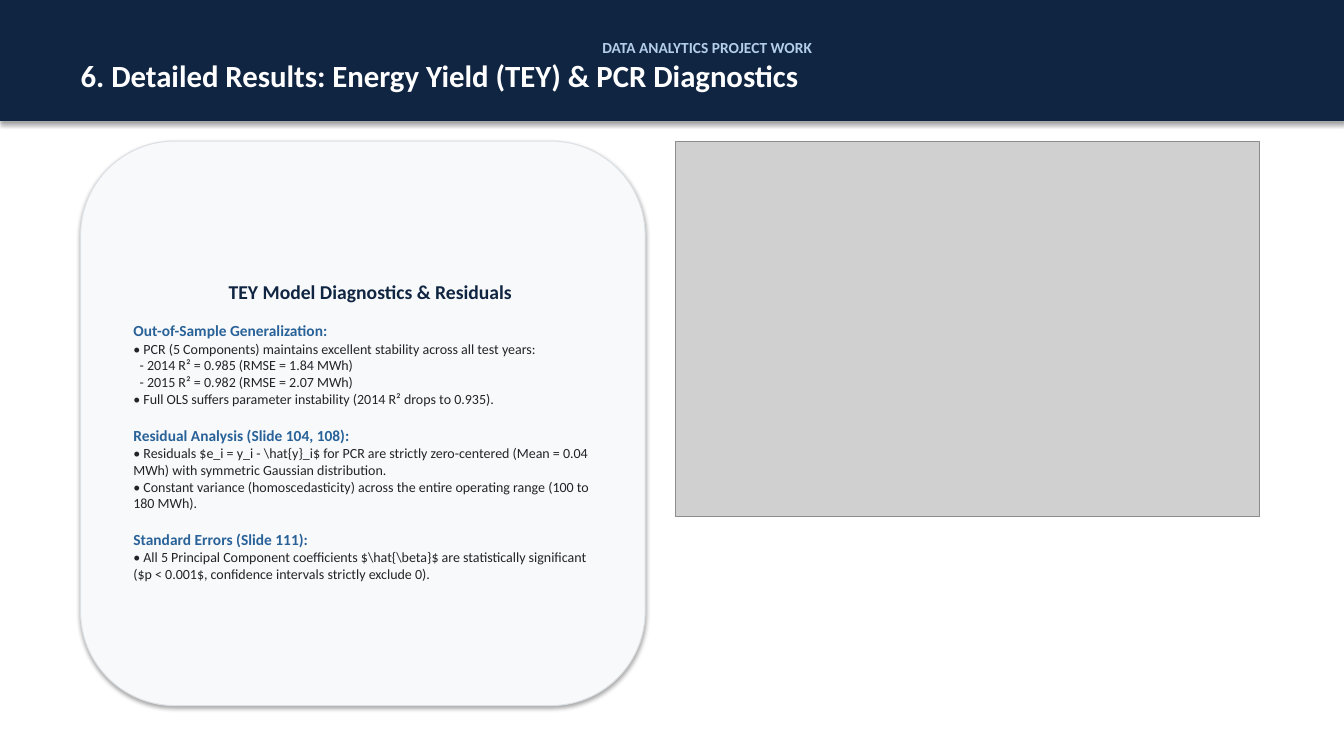
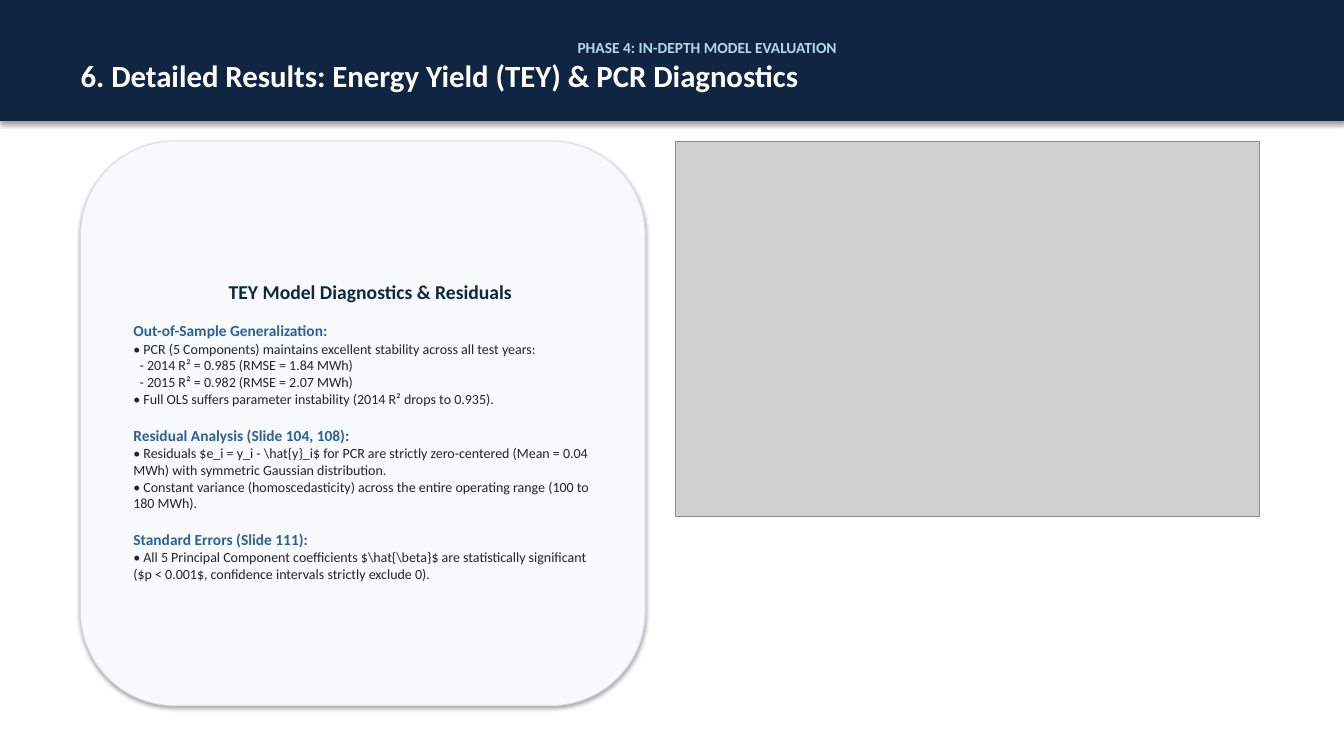
Before and after one commit to guidomariadifiore/DataAnalysisProject, a slide deck: slide 9 of presentation.pptx. Drawn at 1344x756 pixels with LibreOffice and Linux fonts; fonts in the diff are those of the drawing; grey boxes stand for pictures. Boxes give left, top, right and bottom in pixels: in the first picture for what was removed or moved away, otherwise in the second. Text is boxed around its words. In the diff, an @@ line names an element or a change of style, - is before the commit and + after.

```diff
--- a/presentation.pptx
+++ b/presentation.pptx
@@ text in rectangle at bbox=[578, 43, 836, 53]: text changed; text colour #B4CDEB to #B4D7EB @@
-DATA ANALYTICS PROJECT WORK
+PHASE 4: IN-DEPTH MODEL EVALUATION
```
Also in this commit, not shown: 11 other slides changed, 3 other files.
